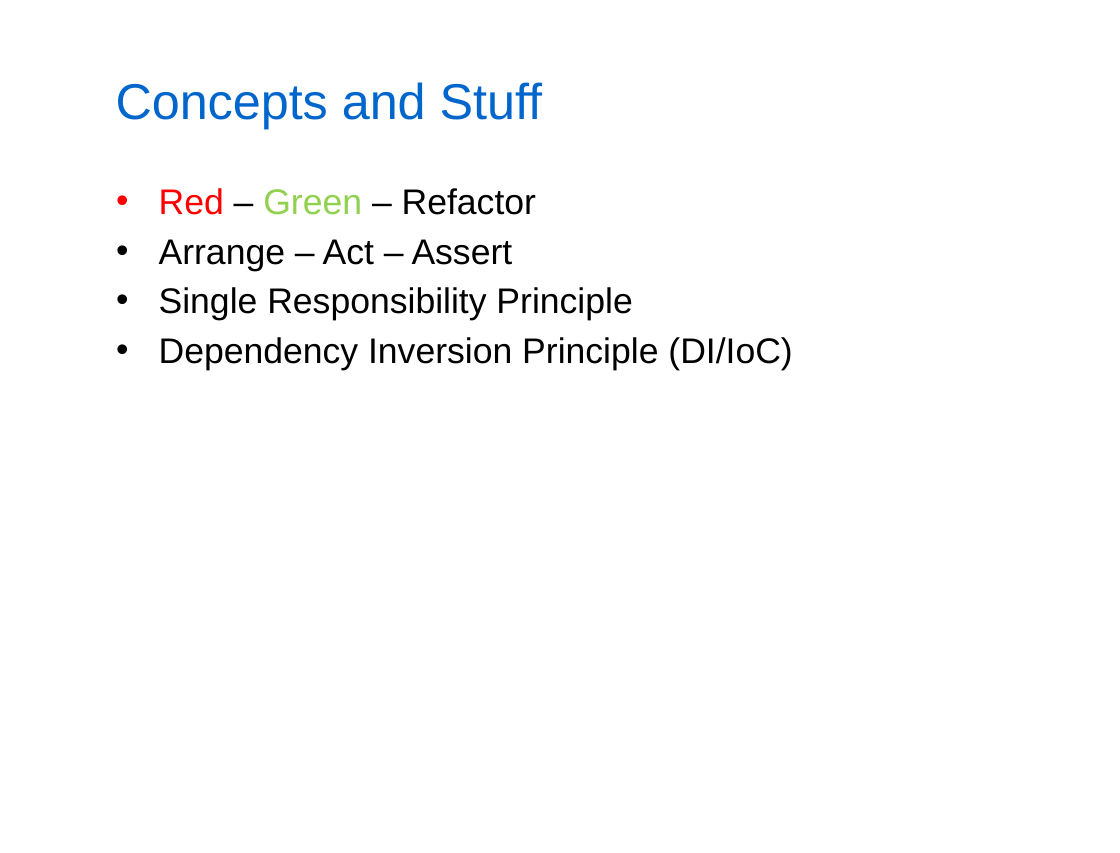
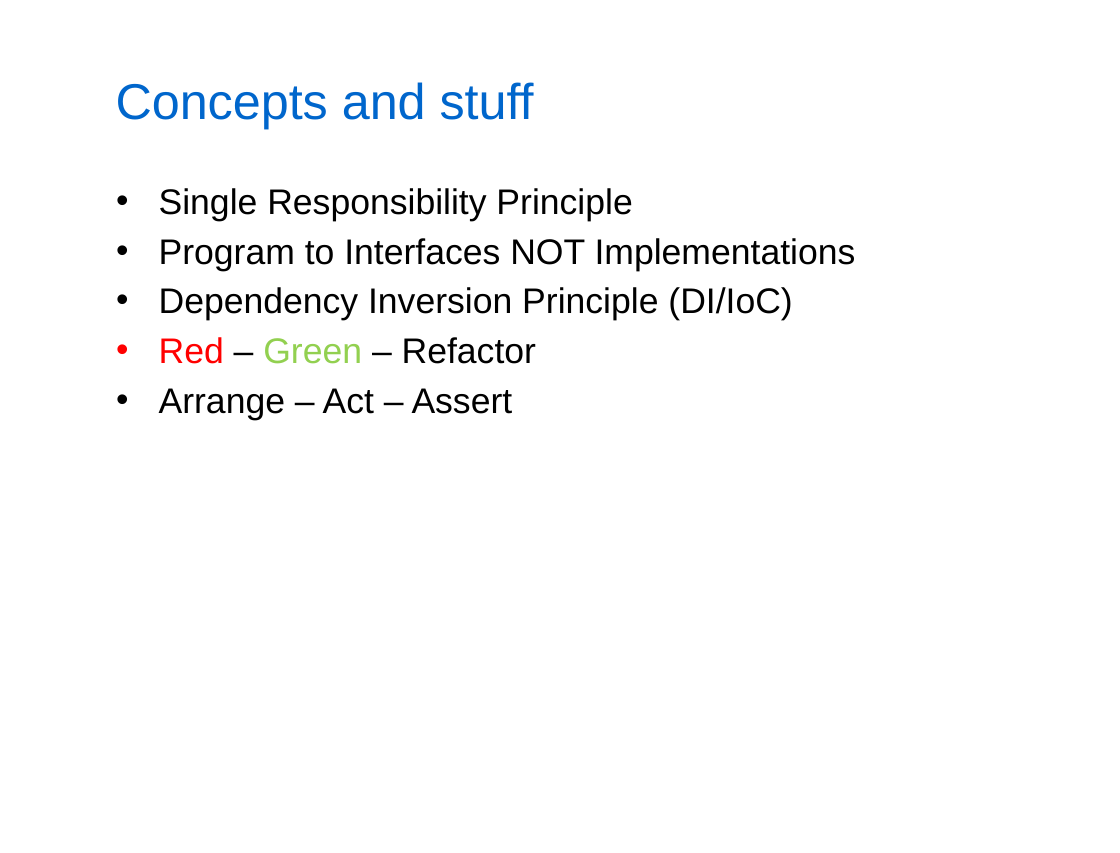
Before and after one commit to kburnell/TestDrivingASP.NETMVC, a slide deck: slide 14 of TestDrivingASP.NETMVC_Short.pptx (slide 15 before the commit). Drawn at 1120x853 pixels with LibreOffice and Linux fonts; fonts in the diff are those of the drawing; background and template pictures are left out. Boxes give left, top, right and bottom in pixels: in the first picture for what was removed or moved away, otherwise in the second. Text is boxed around its words. In the diff, an @@ line names an element or a change of style, - is before the commit and + after.

```diff
--- a/TestDrivingASP.NETMVC_Short.pptx
+++ b/TestDrivingASP.NETMVC_Short.pptx
@@ title at (x1=116, y1=82, x2=534, y2=129): text changed @@
-Concepts and Stuff
+Concepts and stuff
@@ text at (x1=159, y1=188, x2=856, y2=321): paragraphs added @@
+• Single Responsibility Principle
+• Program to Interfaces NOT Implementations
+• Dependency Inversion Principle (DI/IoC)
@@ text at (x1=159, y1=287, x2=792, y2=370): paragraphs removed @@
-• Single Responsibility Principle
-• Dependency Inversion Principle (DI/IoC)
```
Also in this commit, not shown: 16 other slides changed, 4 slides added, 8 slides removed, 6 other files.
